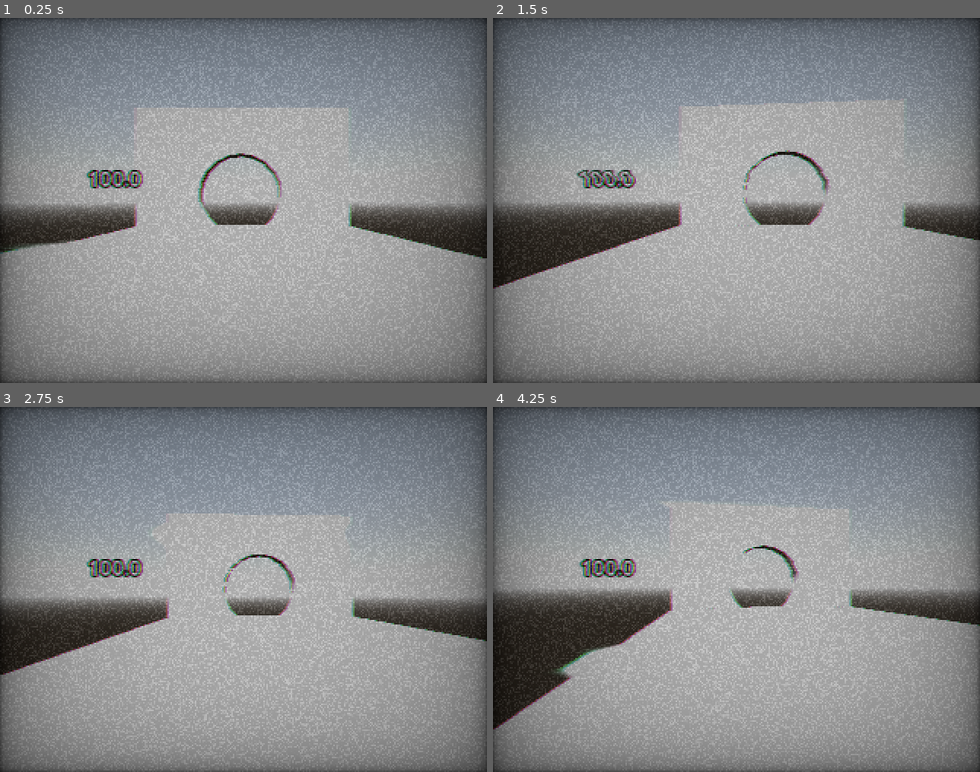
Above: before the commit, frames 1-4 (two rows, left to right).
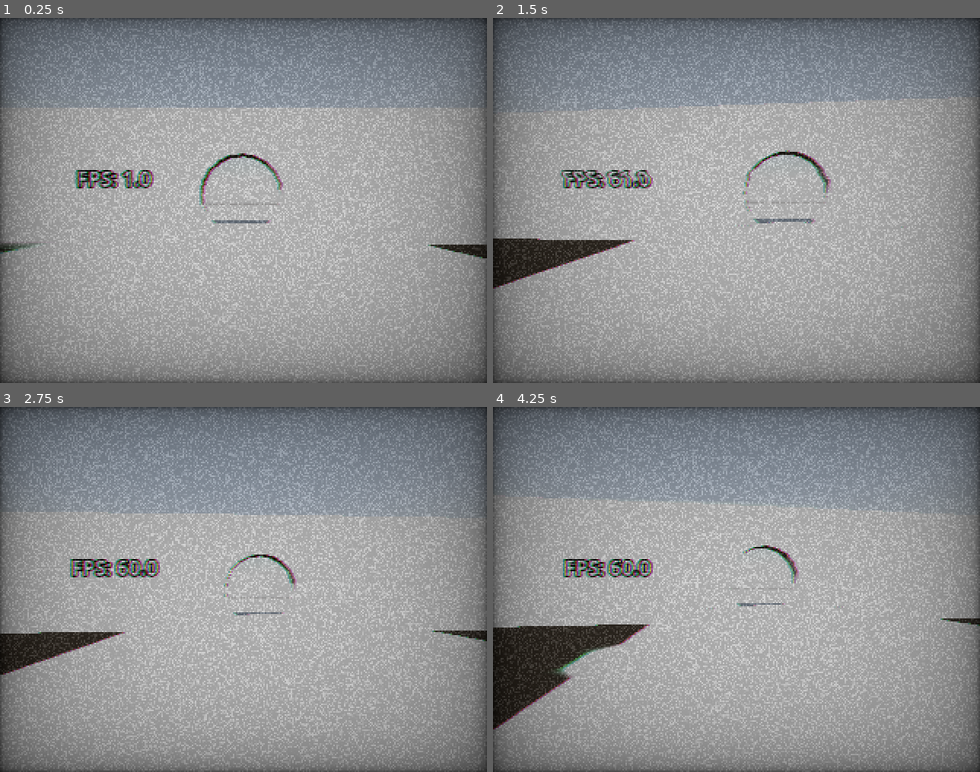
Above: after the commit, the same moments.

Repository: AxiomaN2323/Erie
Game: Godot game, scene res://node.tscn
Two runs of this game, one before a commit and one after it. Both use one fixed random seed, a clock stepped at 60 frames per second and the inputs below.
Inputs (mouse positions are in pixels of both pictures, inside the frame that each line leads up to):
- Up to frame 1 (0.25 s): no input
- Up to frame 2 (1.5 s): tap Enter (ui_accept) at 0.5, 0.77, 1.07 s; move the mouse to (760, 200) at 0.52 s; hold A (A) 0.53-1.28 s; hold Up (ui_up) from 0.53 s (still down); tap D (D) at 0.8, 1.35 s; move the mouse to (712, 200) at 1.27 s
- Up to frame 3 (2.75 s): keep holding Up (ui_up); tap Enter (ui_accept) at 1.52, 1.82, 2.3 s; tap S (S) at 1.55 s; move the mouse to (253, 582) at 2.02 s; hold S (S) from 2.03 s (still down)
- Up to frame 4 (4.25 s): keep holding Up (ui_up); move the mouse to (731, 596) at 2.77 s; release S (S) at 2.78 s; tap Enter (ui_accept) at 2.85, 3.02, 3.32, 3.77, 4.07 s; tap A (A) at 3.05 s; move the mouse to (775, 593) at 3.52 s; hold A (A) from 3.53 s (still down); tap D (D) at 3.8 s

The runs differ from the first frame. In frame 1, 8.2% of the frame differs, in the area x 0-100%, y 24-63%; in frame 2, 8.0%; in frame 3, 7.1%; in frame 4, 7.4%.
Error after the commit: Invalid access to property or key 'material' on a base object of type 'null instance'. (res://player.gd:31)

Commit message:
agregado vhs sound effect

Diff:
--- a/node.tscn
+++ b/node.tscn
@@ -1,8 +1,9 @@
-[gd_scene load_steps=10 format=3 uid="uid://dstqc5agwgox3"]
+[gd_scene load_steps=11 format=3 uid="uid://dstqc5agwgox3"]
 
 [ext_resource type="Script" uid="uid://dul7dufnvupgx" path="res://node.gd" id="1_sy5k4"]
 [ext_resource type="Script" uid="uid://v3k46nifrjj6" path="res://player.gd" id="2_j2q8x"]
 [ext_resource type="Shader" uid="uid://b3csccfvqy51c" path="res://shaders/vhs.gdshader" id="3_112p8"]
+[ext_resource type="AudioStream" uid="uid://bwpryg87ryun5" path="res://609359__florstristi__vhs_vcr-hum-a.wav" id="4_e2u21"]
 
 [sub_resource type="ProceduralSkyMaterial" id="ProceduralSkyMaterial_sy5k4"]
 sky_horizon_color = Color(0.66224277, 0.6717428, 0.6867428, 1)
@@ -36,7 +37,7 @@
 shader_parameter/distort_intensity = 0.05
 shader_parameter/noise_opacity = 0.4
 shader_parameter/noise_speed = 5.0
-shader_parameter/static_noise_intensity = 0.1170000055575
+shader_parameter/static_noise_intensity = 0.1510000071725
 shader_parameter/aberration = 0.03
 shader_parameter/brightness = 1.4
 shader_parameter/discolor = true
@@ -60,10 +61,15 @@
 use_collision = true
 size = Vector3(12.479492, 1, 17.857422)
 
+[node name="CSGBox3D" type="CSGBox3D" parent="CSGBox3D"]
+transform = Transform3D(1, 0, 0, 0, 1, 0, 0, 0, 1, 0, 0, -42.06701)
+use_collision = true
+size = Vector3(125.506836, 1, 66.791626)
+
 [node name="CSGBox3D2" type="CSGBox3D" parent="."]
-transform = Transform3D(1, 0, 0, 0, 1, 0, 0, 0, 1, -0.07366896, 3.8909264, 4.1217375)
+transform = Transform3D(1, 0, 0, 0, 1, 0, 0, 0, 1, -0.011352062, 3.8909264, 4.1217375)
 use_collision = true
-size = Vector3(12.360107, 6.939868, 1)
+size = Vector3(12.484741, 6.939868, 1)
 
 [node name="CSGCylinder3D" type="CSGCylinder3D" parent="CSGBox3D2"]
 transform = Transform3D(0.9997681, -9.413552e-10, 0.021535698, -0.021535698, -4.3701252e-08, 0.9997681, 0, -1, -4.371139e-08, -0.10301846, -1.573297, -0.051505566)
@@ -100,3 +106,17 @@
 material = SubResource("ShaderMaterial_e2u21")
 offset_right = 320.0
 offset_bottom = 240.0
+
+[node name="CSGBox3D3" type="CSGBox3D" parent="."]
+transform = Transform3D(1, 0, 0, 0, 1, 0, 0, 0, 1, 16.773386, 3.429016, 4.126062)
+use_collision = true
+size = Vector3(21.209991, 7.858032, 0.98620605)
+
+[node name="CSGBox3D3" type="CSGBox3D" parent="CSGBox3D3"]
+transform = Transform3D(1, 0, 0, 0, 1, 0, 0, 0, 1, -33.421303, 0.017684937, -0.0075736046)
+use_collision = true
+size = Vector3(21.179337, 7.7965393, 1.0020142)
+
+[node name="vhs_soundeffect" type="AudioStreamPlayer" parent="."]
+stream = ExtResource("4_e2u21")
+autoplay = true
--- a/player.gd
+++ b/player.gd
@@ -26,6 +26,9 @@
 			90
 		)
 		camera_pivot.rotation_degrees.x = vertical_look
+
+	if Input.is_action_just_pressed("ui_accept"):
+		$CanvasLayer/ColorRect.material.set_shader_parameter("static_noise_intensity", 0.2)
 
 func _physics_process(delta):
 
@@ -69,6 +72,8 @@
 		stamina = min(stamina, 100)
 		if stamina >= 100:
 			can_run = true
+	if is_on_wall():
+		velocity.x = 0
 
 	# IMPORTANTE, esto solo funciona gracias a que se usa
 	# move_and_slide() function
@@ -78,4 +83,6 @@
 
 	move_and_slide()
 
-	$Pivot/TwistPivot/PitchPivot/Camera3D/Label3D.text = str(round(stamina))
+
+func _process(_delta: float) -> void:
+	$Pivot/TwistPivot/PitchPivot/Camera3D/Label3D.text = "FPS: " + str(Engine.get_frames_per_second())
Not shown, added: 609359__florstristi__vhs_vcr-hum-a.wav
